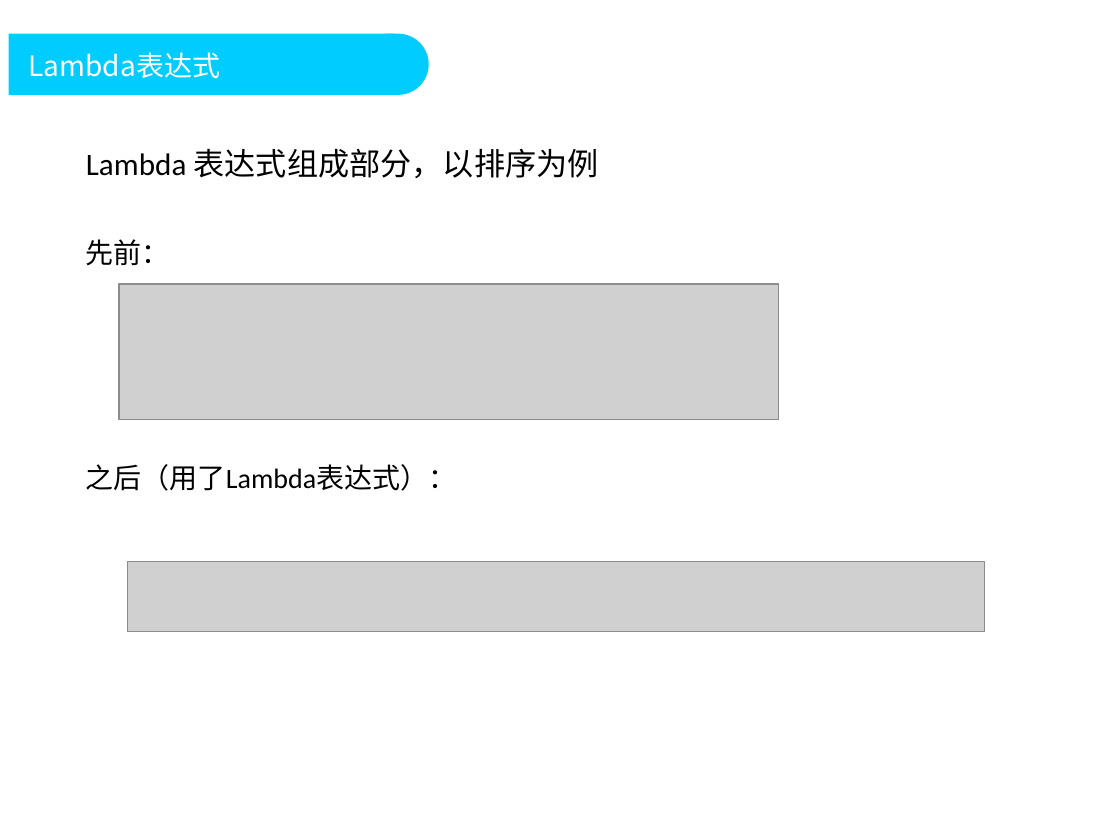
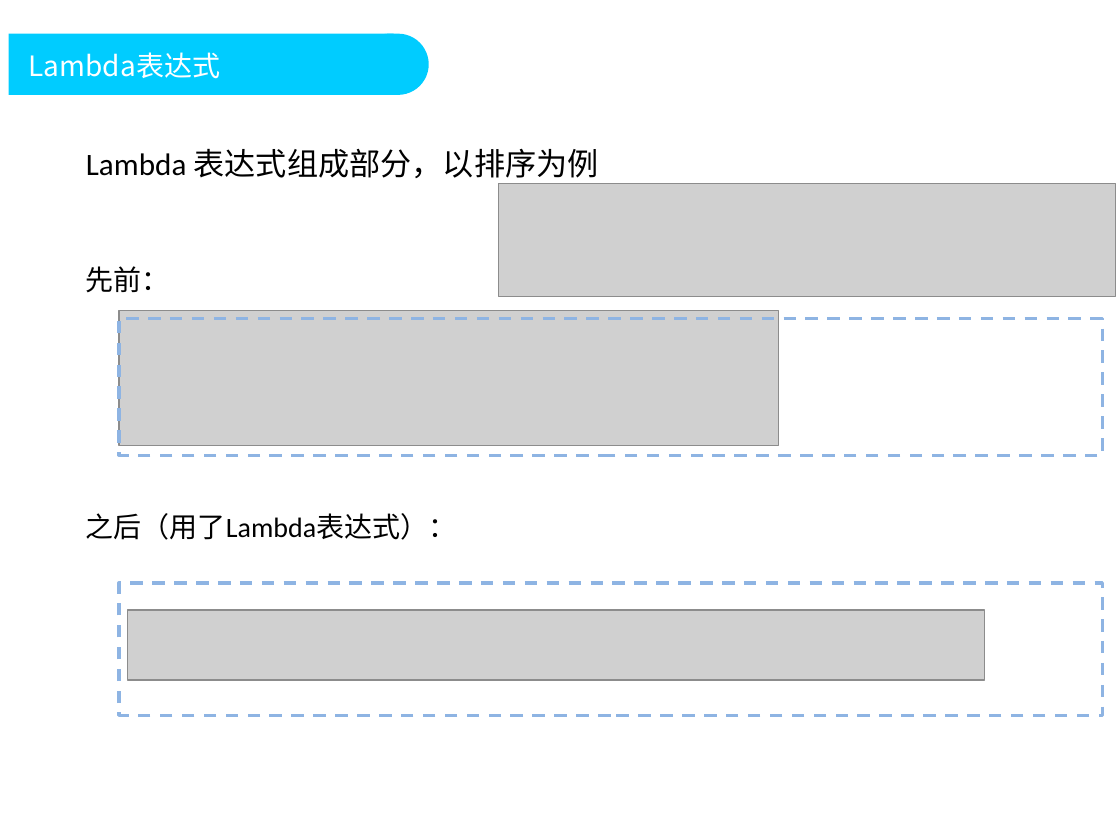
Before and after one commit to DoublePoint/MVC, a slide deck: slide 15 of 04相关插件/Java8/Java高级教程2.pptx (slide 16 before the commit). Drawn at 1120x840 pixels with LibreOffice and Linux fonts; fonts in the diff are those of the drawing; grey boxes stand for pictures; background and template pictures are left out. Boxes give left, top, right and bottom in pixels: in the first picture for what was removed or moved away, otherwise in the second. Text is boxed around its words. In the diff, an @@ line names an element or a change of style, - is before the commit and + after.

```diff
--- a/04相关插件/Java8/Java高级教程2.pptx
+++ b/04相关插件/Java8/Java高级教程2.pptx
@@ picture added at <box>498,184,1116,297</box> @@
@@ text "先前：": place and size @@
-text "先前：" at <box>86,239,170,265</box>
+text "先前：" at <box>86,266,170,292</box>
@@ picture: place and size @@
-picture at <box>119,284,778,420</box>
+picture at <box>119,310,778,446</box>
@@ rectangle added at <box>119,318,1102,455</box>, outline #8EB4E3 2 pt dashed @@
@@ text "之后（用了Lambda表达式）：": place and size @@
-text "之后（用了Lambda表达式）：" at <box>86,464,456,491</box>
+text "之后（用了Lambda表达式）：" at <box>86,513,456,540</box>
@@ rectangle added at <box>119,582,1102,715</box>, outline #8EB4E3 2 pt dashed @@
@@ picture: place and size @@
-picture at <box>127,561,984,631</box>
+picture at <box>127,610,984,680</box>
```
Also in this commit, not shown: 35 other slides changed, 7 slides added, 1 slide removed, 14 other files.
